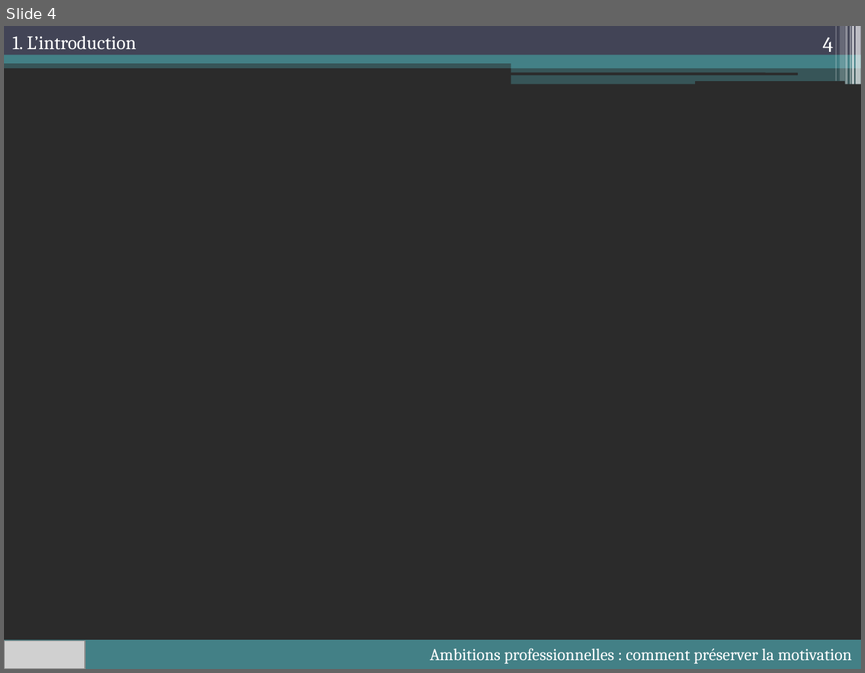
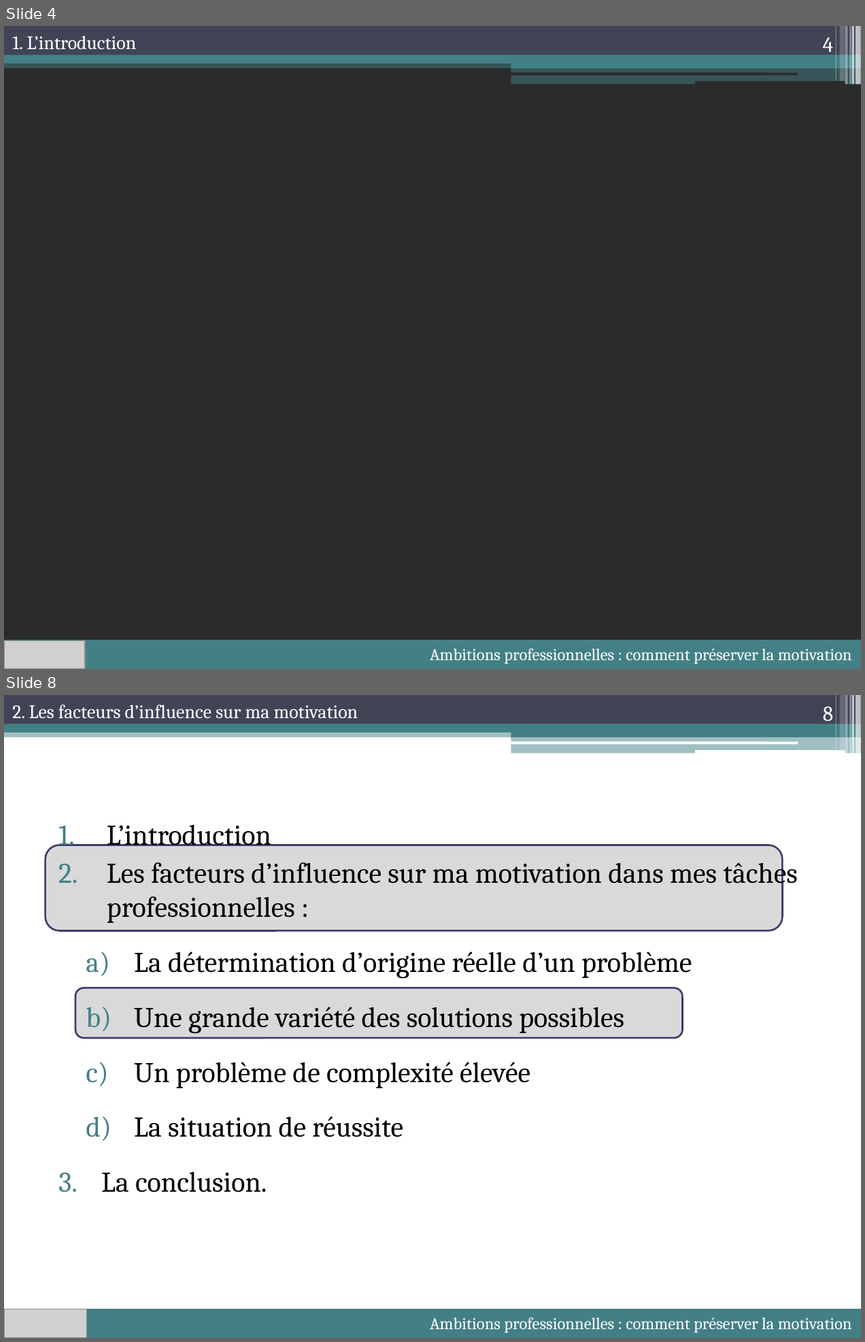
Before and after one commit to lioubouchkin/soutenance, a slide deck: Soutenance.pptx. Shown one above the other, each under a label of ours: slide 4 before the commit, slides 4 and 8 after it; the slides between them are not shown. The pictures are 865x673 and 865x1342 pixels, drawn with LibreOffice and Linux fonts; fonts in the diff are those of the drawing; grey boxes stand for pictures; background and template pictures are left out; a plain dark background stands for a picture behind light text. Boxes give left, top, right and bottom in pixels: in the first picture for what was removed or moved away, otherwise in the second. Text is boxed around its words. In the diff, an @@ line names an element or a change of style, - is before the commit and + after.

```diff
--- a/Soutenance.pptx
+++ b/Soutenance.pptx
@@ slide 8 added at (4, 695, 861, 1338), background #FFFFFF; not listed: 13 template elements that a slide beside it also shows @@
@@ text added at (12, 705, 358, 719), 16 pt, text #FFFFFF @@
+2. Les facteurs d’influence sur ma motivation
@@ page number added at (823, 707, 833, 726), 18 pt, text #FFFFFF @@
+8
@@ text added at (101, 824, 797, 1192), 24 pt, text #000000 @@
+1. L’introduction
+2. Les facteurs d’influence sur ma motivation dans mes tâches professionnelles :
+  a) La détermination d’origine réelle d’un problème
+  b) Une grande variété des solutions possibles
+  c) Un problème de complexité élevée
+  d) La situation de réussite
+3. La conclusion.
@@ rounded rectangle added at (45, 845, 782, 930), fill #D9D9D9, outline #3D3E66 1.5 pt @@
@@ rounded rectangle added at (75, 988, 682, 1038), fill #D9D9D9, outline #3D3E66 1.5 pt @@
@@ rectangle added at (4, 1308, 861, 1338), fill #438086, 14 pt, text #FFFFFF @@
+Ambitions professionnelles : comment préserver la motivation
@@ picture added at (4, 1309, 87, 1338) @@
```
Also in this commit, not shown: 5 other slides added, 1 slide removed, 11 other files.
